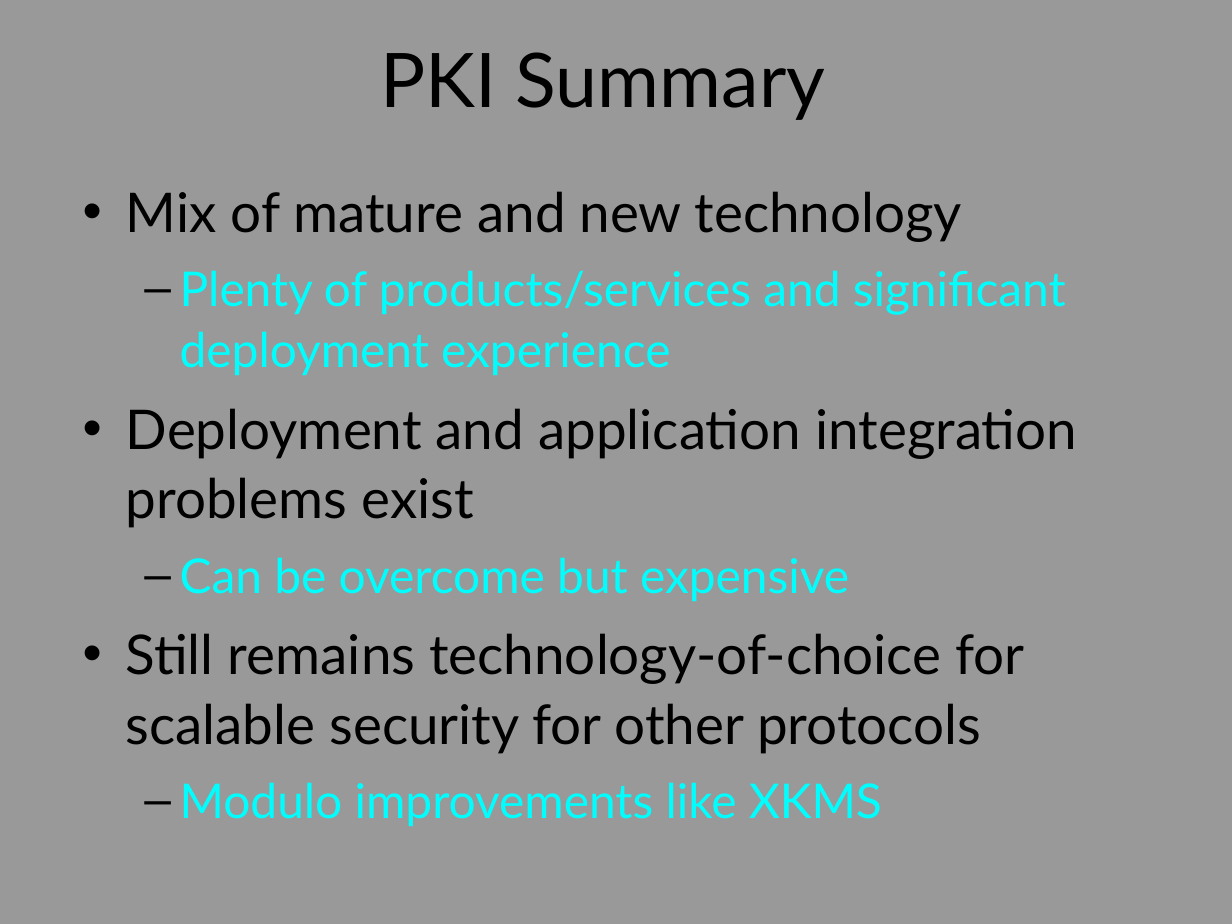
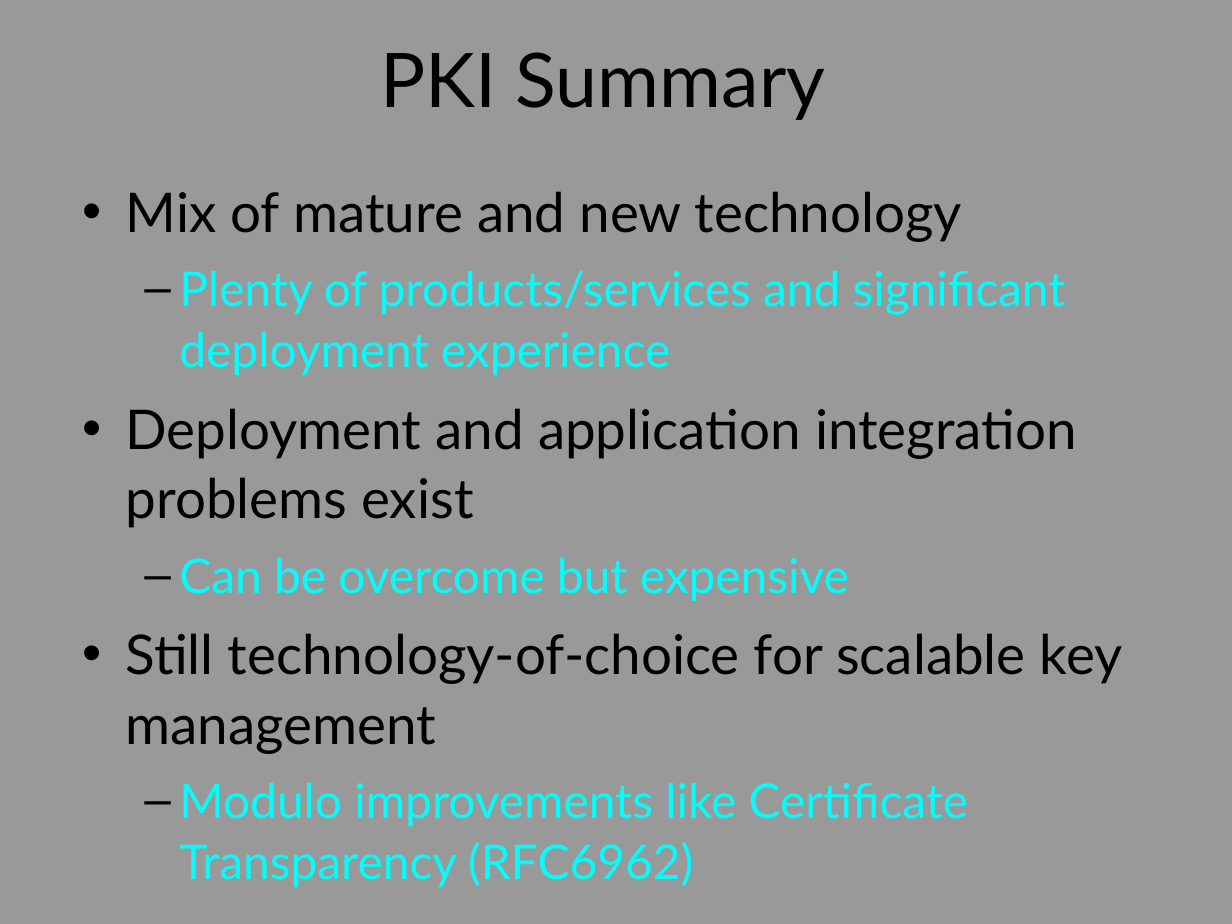
Before and after one commit to sftcd/cs7053, a slide deck: slide 35 of lectures/04-protocols/04-protocols.ppt. Drawn at 1232x924 pixels with LibreOffice and Linux fonts; fonts in the diff are those of the drawing. Boxes give left, top, right and bottom in pixels: in the first picture for what was removed or moved away, otherwise in the second. Text is boxed around its words. In the diff, an @@ line names an element or a change of style, - is before the commit and + after.

```diff
--- a/lectures/04-protocols/04-protocols.ppt
+++ b/lectures/04-protocols/04-protocols.ppt
@@ text at (x1=126, y1=633, x2=1123, y2=887): text changed; size 32 to 28 pt; text colour #000000 to #00FEFF @@
-• Still remains technology-of-choice for scalable security for other protocols
-  – Modulo improvements like XKMS
+• Still technology-of-choice for scalable key management
+  – Modulo improvements like Certificate Transparency (RFC6962)
```
Also in this commit, not shown: 51 other slides changed, 1 slide added, 9 slides removed.
